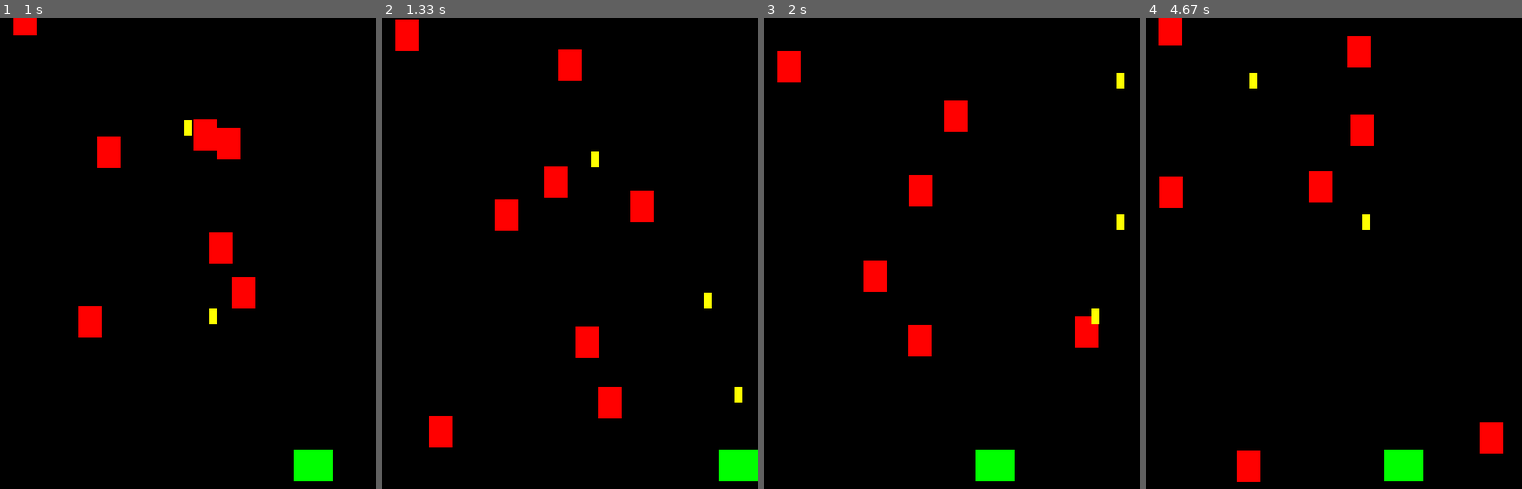
Above: before the commit, frames 1-4 (left to right).
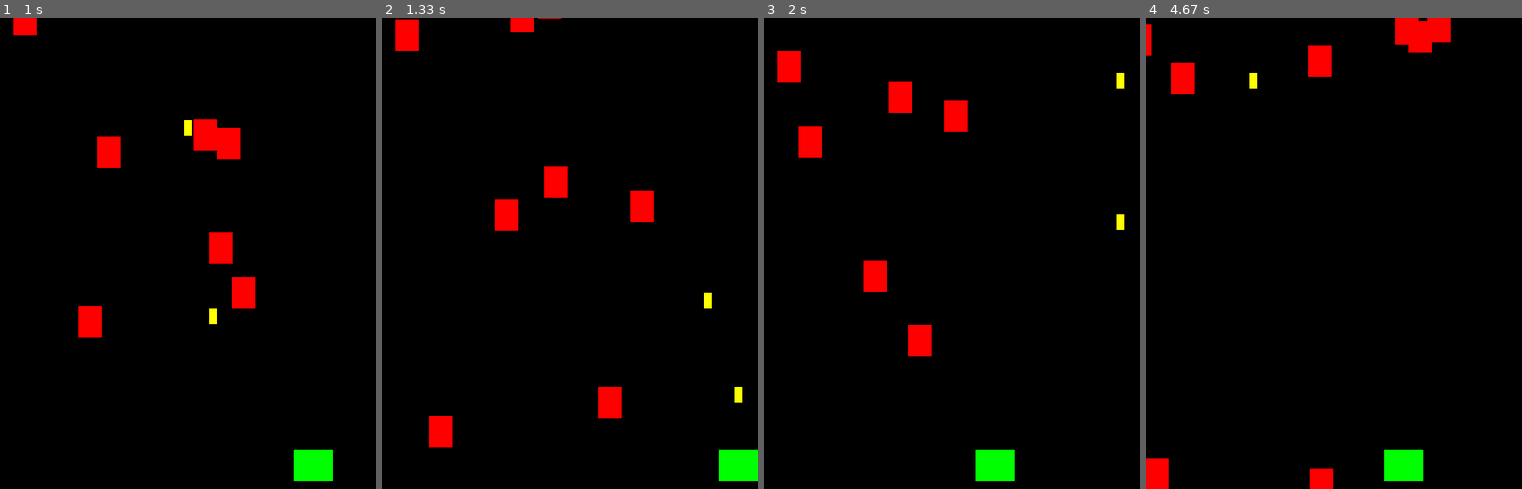
Above: after the commit, the same moments.

Repository: subbbbbb/Python-Archives
Game: pygame game, started from 2nd Semester/spaceInvaders.py
Same seed, same stepped clock (60 frames per second), same inputs: the game is played once before the commit and once after it.
Inputs:
- Up to frame 1 (1 s): tap Space at 0.33, 0.73 s; hold D from 0.67 s (still down)
- Up to frame 2 (1.33 s): tap Space at 1.03, 1.23 s; release D at 1.13 s; hold D from 1.17 s (still down)
- Up to frame 3 (2 s): tap Space at 1.53, 1.73 s; release D at 1.63 s; hold A from 1.67 s (still down)
- Up to frame 4 (4.67 s): tap Space at 2.03, 2.3, 2.6, 2.73, 3.03, 3.4, 3.7, 3.9, 4.2 s; release A at 2.2 s; hold A 2.23-2.63 s; hold D 2.67-3.3 s; hold A 3.33-3.8 s; hold D 3.83-4.3 s

Frame 1 is identical in both runs. In frame 2, 1.1% of the frame differs, in the area x 34-58%, y 0-73%; in frame 3, 1.7%; in frame 4, 5.4%, in the area x 0-95%, y 0-100%.

Commit message:
Done through part 3

Diff:
--- a/2nd Semester/spaceInvaders.py
+++ b/2nd Semester/spaceInvaders.py
@@ -5,7 +5,6 @@
 HEIGHT = 600
 FPS = 60
 
-# define colors
 WHITE = (255, 255, 255)
 BLACK = (0, 0, 0)
 RED = (255, 0, 0)
@@ -13,7 +12,6 @@
 BLUE = (0, 0, 255)
 YELLOW = (255, 255, 0)
 
-# initialize pygame and create window
 pygame.init()
 pygame.mixer.init()
 screen = pygame.display.set_mode((WIDTH, HEIGHT))
@@ -46,7 +44,7 @@
     def shoot(self):
         bullet = Bullet(self.rect.centerx, self.rect.top)
         all_sprites.add(bullet)
-        bullets.add()
+        bullets.add(bullet)
 
 class Mob(pygame.sprite.Sprite):
     def __init__(self):
@@ -67,7 +65,6 @@
             self.rect.y = random.randrange(-100, -40)
             self.speedy = random.randrange(1, 8)
 
-
 class Bullet(pygame.sprite.Sprite):
     def __init__(self, x, y):
         pygame.sprite.Sprite.__init__(self)
@@ -80,10 +77,8 @@
 
     def update(self):
         self.rect.y += self.speedy
-        # kill if it moves off the top of the screen
         if self.rect.bottom < 0:
             self.kill()
-
 
 all_sprites = pygame.sprite.Group()
 mobs = pygame.sprite.Group()
@@ -102,33 +97,30 @@
     clock.tick(FPS)
     # Process input (events)
     for event in pygame.event.get():
-        # check for closing window
         if event.type == pygame.QUIT:
             running = False
         elif event.type == pygame.KEYDOWN:
             if event.key == pygame.K_SPACE:
                 player.shoot()
 
-    # Update
+
     all_sprites.update()
 
-
-
+    # bullet hits mob or not
     hits = pygame.sprite.groupcollide(mobs, bullets, True, True)
     for hit in hits:
         m = Mob()
         all_sprites.add(m)
         mobs.add(m)
 
-
+    # if mob hits player close the window
     hits = pygame.sprite.spritecollide(player, mobs, False)
     if hits:
         running = False
 
-    # Draw / render
+    # Draw the screen
     screen.fill(BLACK)
     all_sprites.draw(screen)
-    # *after* drawing everything, flip the display
     pygame.display.flip()
 
 pygame.quit()
